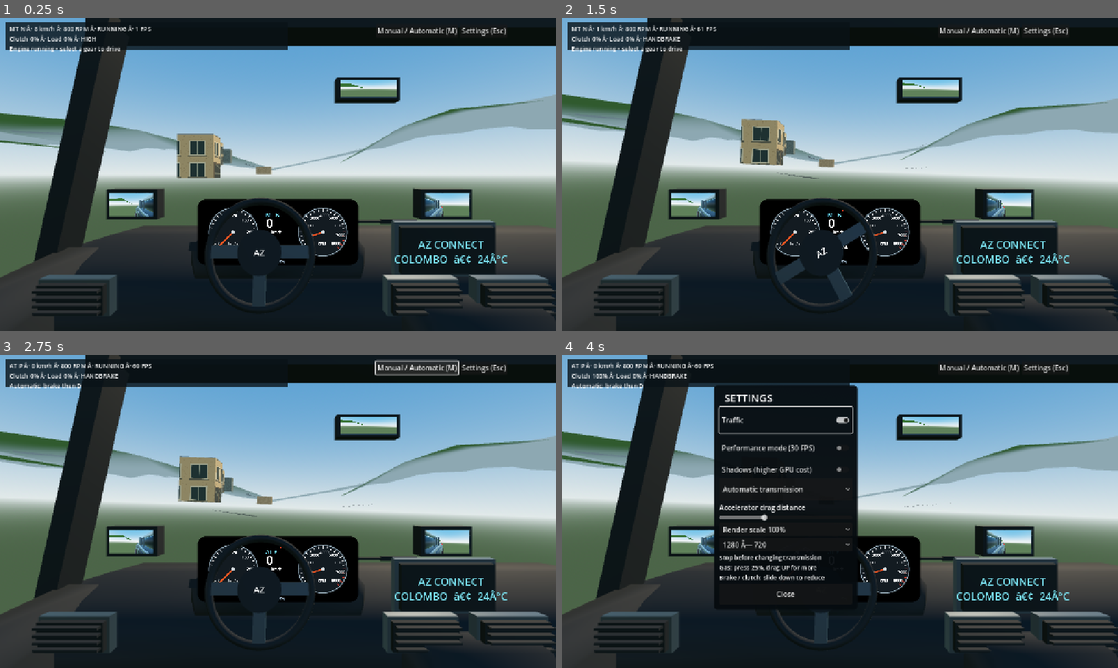
Above: before the commit, frames 1-4 (two rows, left to right).
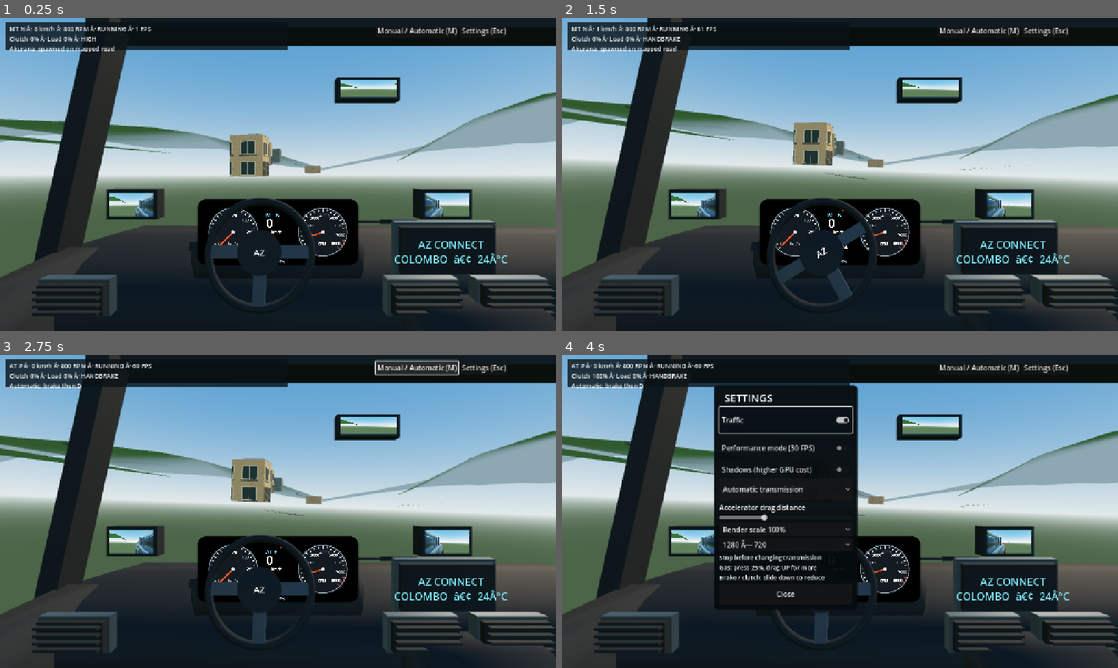
Above: after the commit, the same moments.

Repository: Mhd-Azeem/WebToApp
Game: Godot game, scene res://scenes/akurana.tscn
Two runs of this game, one before a commit and one after it. Both use one fixed random seed, a clock stepped at 60 frames per second and the inputs below.
Inputs (mouse positions are in pixels of both pictures, inside the frame that each line leads up to):
- Up to frame 1 (0.25 s): no input
- Up to frame 2 (1.5 s): tap Enter at 0.5 s; move the mouse to (962, 158) at 0.52 s; hold D 0.53-1.25 s; hold Shift 0.53-1.25 s; click (962, 158) at 0.67 s; tap Space at 0.77 s; drag from (728, 190) to (812, 237) at 1.27 s
- Up to frame 3 (2.75 s): click "Manual / Automatic (M)" at 2 s
- Up to frame 4 (4 s): click "Settings (Esc)" at 2.75 s; click "Traffic" at 3.5 s

The runs differ from the first frame. In frame 1, 7.4% of the frame differs, in the area x 0-100%, y 8-84%; in frame 2, 7.7%; in frame 3, 7.9%, in the area x 0-100%, y 20-84%; in frame 4, 4.9%.

Commit message:
Spawn Akurana car on nearest GIS road with correct heading and height-aware recovery

Diff:
--- a/az-car-3d/scripts/akurana_main.gd
+++ b/az-car-3d/scripts/akurana_main.gd
@@ -13,14 +13,24 @@
 	traffic.set_enabled(false)
 	_spawn_akurana()
 
+func _physics_process(_delta: float) -> void:
+	if is_instance_valid(car) and is_instance_valid(akurana_world):
+		var surface := float(akurana_world.height_at(car.global_position.x, car.global_position.z))
+		if car.global_position.y < surface - 4.0:
+			_spawn_akurana()
+
 func _spawn_akurana() -> void:
 	if not is_instance_valid(car) or not is_instance_valid(akurana_world):
 		return
-	var road_height := float(akurana_world.call("height_at", -113.0, 25.0))
-	car.set("spawn_point", Vector3(-113.0, road_height + 2.1, 25.0))
+	var spawn: Dictionary = akurana_world.road_spawn_near(Vector2(-113.0, 25.0))
+	if spawn.is_empty():
+		push_error("Akurana spawn failed: no usable mapped road segments")
+		return
+	car.set("spawn_point", spawn["position"])
 	car.reset()
-	car.rotation = Vector3.ZERO
+	car.rotation = Vector3(0.0, float(spawn["yaw"]), 0.0)
 	car.sleeping = false
+	car.transmission.message = "Akurana: spawned on mapped road"
 
 func _press(id: String, down: bool) -> void:
 	super._press(id, down)
